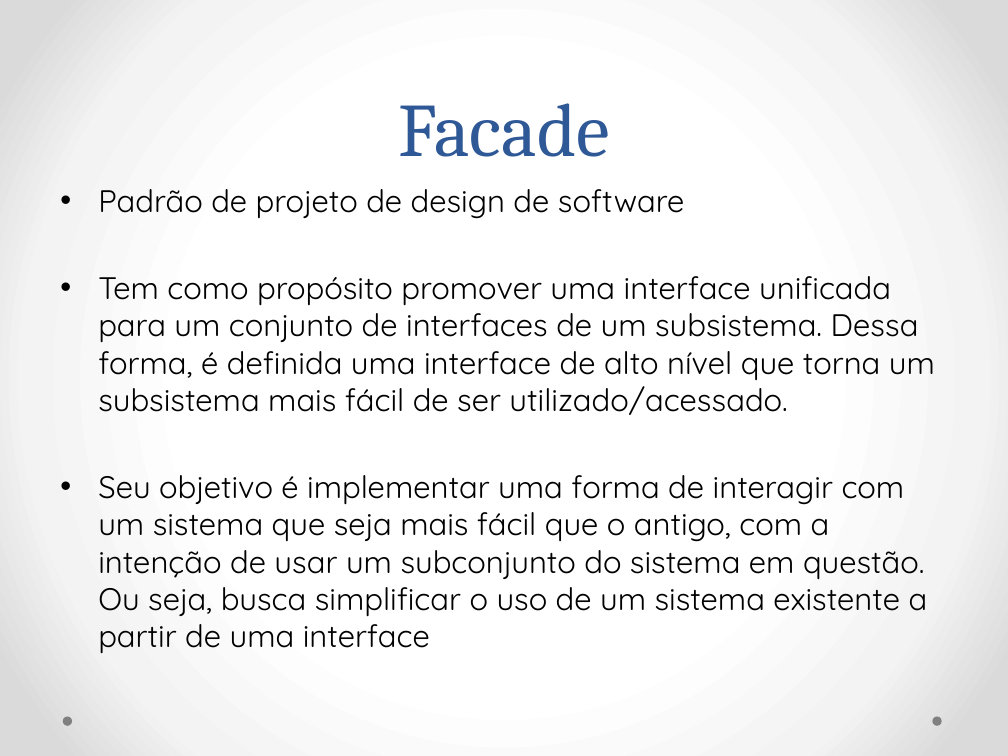
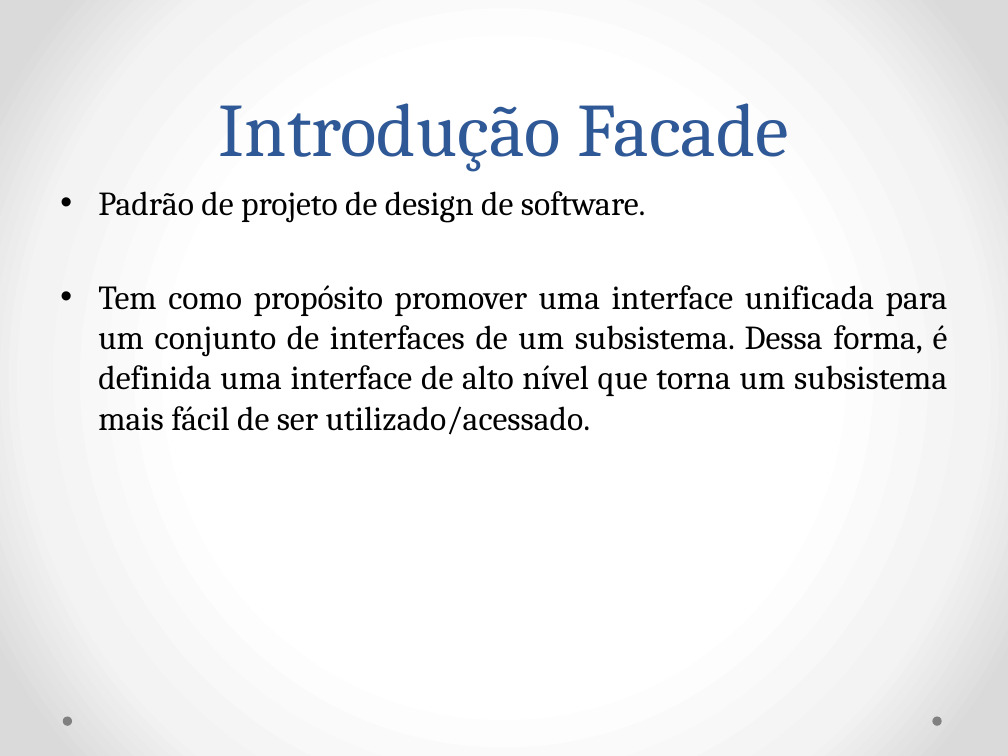
Before and after one commit to BrunoFelix/Restoran, a slide deck: slide 18 of Docs/Apresentação Padrões de Projetos.pptx (slide 14 before the commit). Drawn at 1008x756 pixels with LibreOffice and Linux fonts; fonts in the diff are those of the drawing. Boxes give left, top, right and bottom in pixels: in the first picture for what was removed or moved away, otherwise in the second. Text is boxed around its words. In the diff, an @@ line names an element or a change of style, - is before the commit and + after.

Commit message:
Ajuste na Apresentação de Padrão de Projetos

```diff
--- a/Docs/Apresentação Padrões de Projetos.pptx
+++ b/Docs/Apresentação Padrões de Projetos.pptx
@@ title at box(219, 103, 789, 172): text changed @@
-Facade
+Introdução Facade
@@ text at box(98, 191, 646, 223): text changed; size 22.2 to 24 pt; font Quicksand to Cambria @@
-• Padrão de projeto de design de software
+• Padrão de projeto de design de software.
@@ text at box(98, 285, 948, 435): size 22.2 to 24 pt, font Quicksand to Cambria in "Tem como propósito promover uma interface unificada ..."; alignment left to justified @@
@@ text at box(98, 475, 928, 653): paragraph removed @@
-• Seu objetivo é implementar uma forma de interagir com um sistema que seja mais fácil que o antigo, com a intenção de usar um subconjunto do sistema em questão. Ou seja, busca simplificar o uso de um sistema existente a partir de uma interface
```
Also in this commit, not shown: 8 other slides changed, 27 slides added, 7 slides removed, 1 other file.
